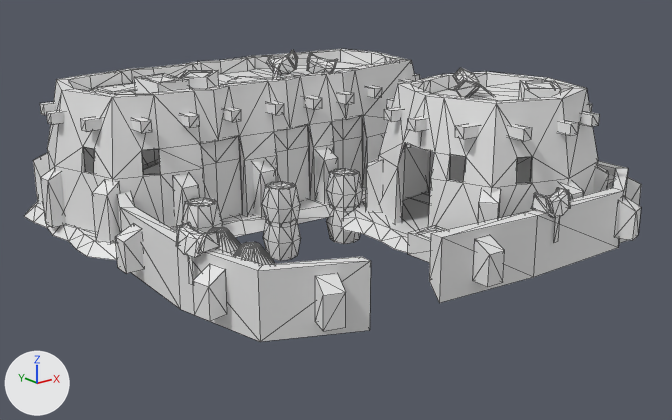
What one commit did to the COLLADA model art/meshes/structural/soninke/camel_stable.dae.
Rendered twice from a 50 mm camera at (-27.7, -35.1, 14.2) aimed at (0.1, -0.4, 0.3). Arrows for +X, +Y and +Z are at lower left; the lights stay in place. The picture after the commit comes second. Mesh edges are drawn as thin lines. Vertices at exactly the same position are counted once.

Objects in the first picture: 'camel_stable'.
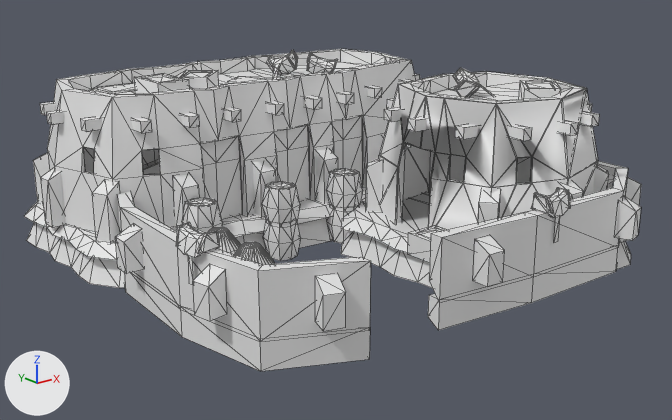
Location of each change, (x1, y1, x2, y2) in pixels of the pictures (672 x 420 px):
```json
{"object": "camel_stable", "change": "reshaped", "before": [24, 49, 641, 342], "after": [24, 49, 641, 371], "on screen": "10% taller"}
{"part": 1, "of": "me_cubo_27208", "change": "added", "after": [341, 231, 631, 288]}
{"part": 2, "of": "me_cubo_27208", "change": "added", "after": [26, 218, 333, 288]}
{"part": 3, "of": "me_cubo_27208", "change": "added", "after": [124, 247, 619, 371]}
{"part": 4, "of": "me_cubo_27208", "change": "added", "after": [395, 143, 532, 223]}
```

Scene script edits in JSON lines:
```json
{"block": "me_cubo_27208", "where": "# used by ob_camel_stable; location = (0.0, 0.0, 0.0)"}
{"op": "remove", "block": "me_cubo_27208", "code": "me_cubo_27208.from_pydata(...)  # 1798 vertices, 2804 faces; spans x -11.9..12.7, y -12.1..12.8, z -1.7..7.2"}
{"op": "add", "block": "me_cubo_27208", "code": "me_cubo_27208.from_pydata(...)  # 2024 vertices, 3220 faces; spans x -11.9..12.7, y -12.1..12.8, z -1.7..7.2"}
{"block": "me_cubo_27208", "change": "me_cubo_27208 part 1: the loose piece of 64 vertices spanning x -0.4..12.0, y -11.2..0.8, z -0.3..0.2 is copied, and the copy is scaled about its middle by (1, 1, 2.39), then moved by (0.0, 0.0, -0.9); it spans x -0.4..12.0, y -11.2..0.8, z -1.7..-0.4"}
{"block": "me_cubo_27208", "change": "me_cubo_27208 part 2: the loose piece of 57 vertices spanning x -11.8..12.3, y 0.4..12.8, z -0.3..0.2 is copied, and the copy is scaled about its middle by (1, 1, 2.39), then moved by (0.0, 0.0, -0.9); it spans x -11.8..12.3, y 0.4..12.8, z -1.7..-0.4"}
{"block": "me_cubo_27208", "change": "me_cubo_27208 part 3: the loose piece of 52 vertices spanning x -11.3..12.1, y -11.3..9.6, z -0.4..2.3 is copied, and the copy is scaled about its middle by (1, 1, 0.478), then moved by (0.0, 0.0, -1.9); it spans x -11.3..12.1, y -11.3..9.6, z -1.6..-0.3"}
{"block": "me_cubo_27208", "change": "me_cubo_27208 part 4"}
{"block": "me_cubo_27208", "change": "53 vertices are added at x 1.1..10.8, y -9.9..-0.4, z 0.1..6.5"}
{"block": "me_cubo_27208", "change": "162 new faces join them"}
{"block": "me_cubo_27208", "change": "other edits to the shape of me_cubo_27208 do not show in these pictures"}
```
